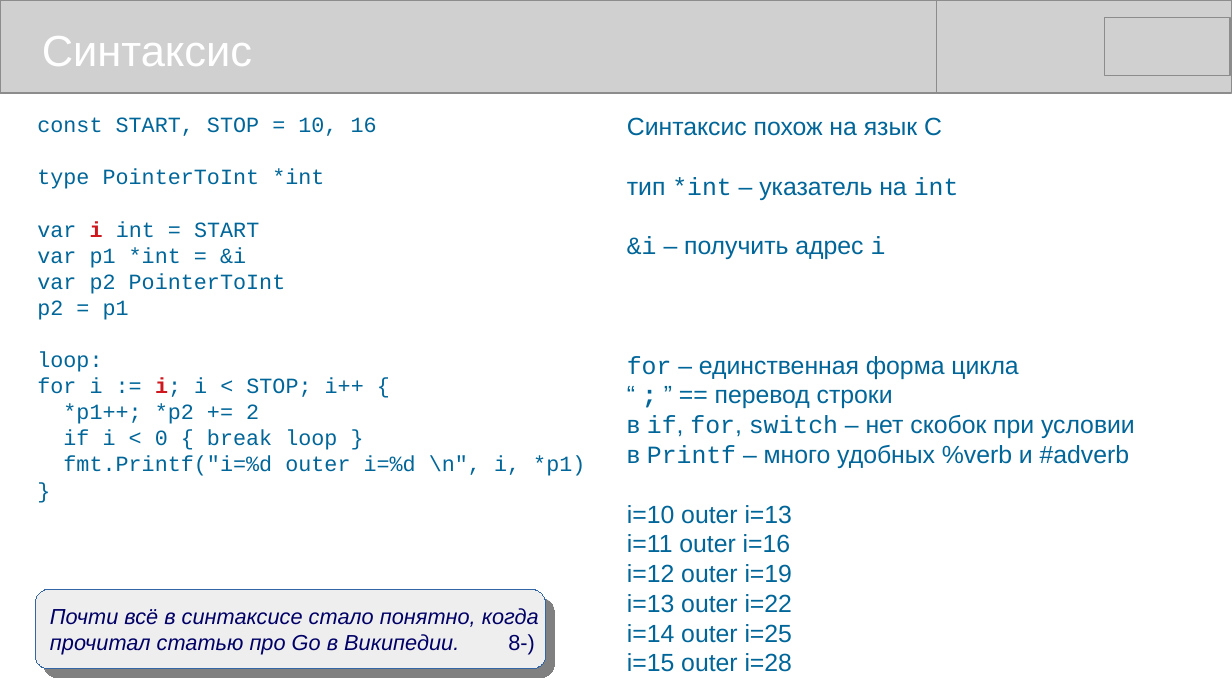
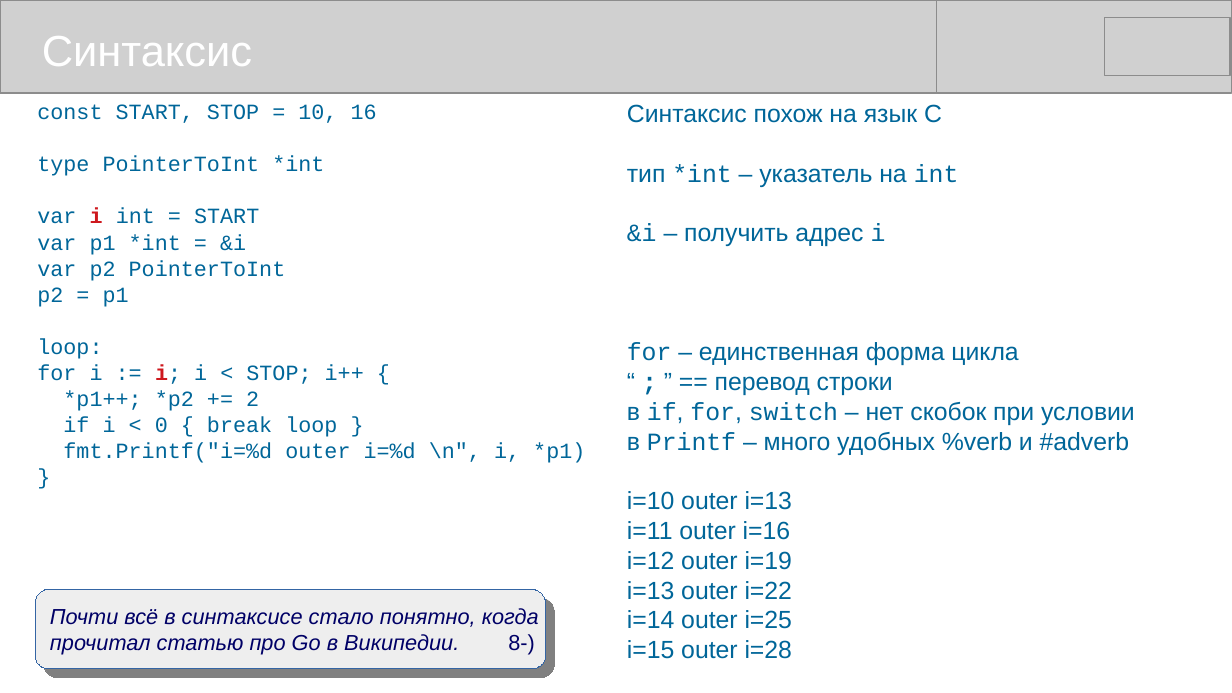
Before and after one commit to mike-shock/Go_language, a slide deck: slide 11 of Go_Intro.odp. Drawn at 1232x693 pixels with LibreOffice and Linux fonts; fonts in the diff are those of the drawing; grey boxes stand for pictures. Boxes give left, top, right and bottom in pixels: in the first picture for what was removed or moved away, otherwise in the second. Text is boxed around its words. In the diff, an @@ line names an element or a change of style, - is before the commit and + after.

```diff
--- a/Go_Intro.odp
+++ b/Go_Intro.odp
@@ text "const START, STOP = 10, ...": place and size @@
-text "const START, STOP = 10, ..." at (37,117,585,476)
+text "const START, STOP = 10, ..." at (37,104,585,463)
@@ text "Синтаксис похож на язык C": place and size @@
-text "Синтаксис похож на язык C" at (627,117,1135,672)
+text "Синтаксис похож на язык C" at (627,104,1135,659)
```
Also in this commit, not shown: 38 other slides changed.
